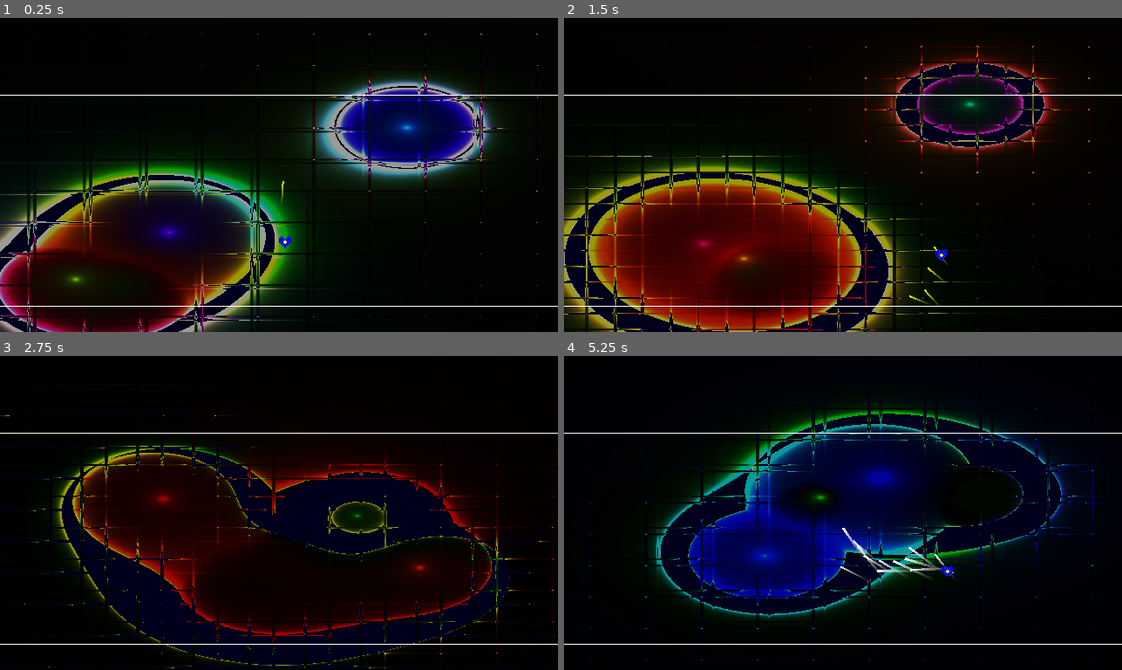
Above: before the commit, frames 1-4 (two rows, left to right).
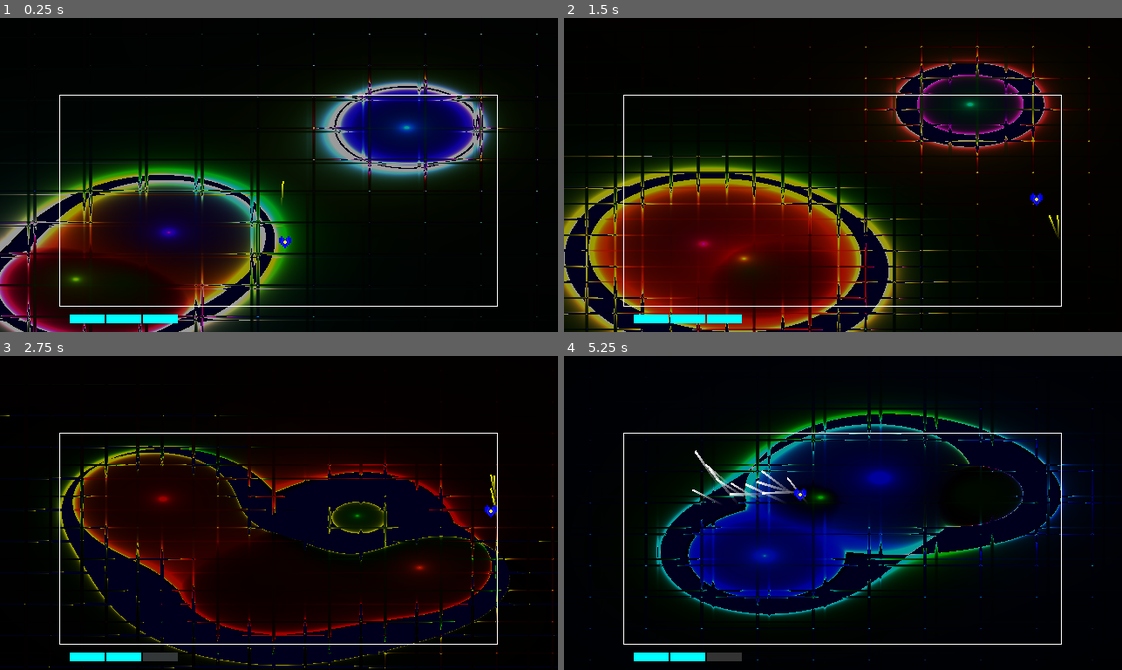
Above: after the commit, the same moments.

Repository: officialErnests/Underkill
Game: Godot game, scene res://Scenes/FIGHT.tscn
The game is run twice, just before and just after one commit, with the same random seed, the same clock (stepped at 60 frames per second) and the same inputs.
Inputs:
- Up to frame 1 (0.25 s): no input
- Up to frame 2 (1.5 s): hold D (Right) 0.53-1.28 s; hold Ctrl (Slide) 0.53-1.28 s; tap Space (Jump) at 0.77, 0.8, 1.07, 1.35 s; hold S (Down) from 1.28 s (still down)
- Up to frame 3 (2.75 s): tap Space (Jump) at 1.52, 1.82, 2.3 s; tap Ctrl (Slide) at 1.55 s; release S (Down) at 2.03 s; hold D (Right) from 2.03 s (still down); tap Shift (Dash) at 2.1 s
- Up to frame 4 (5.25 s): release D (Right) at 2.78 s; hold W (Up) 2.78-3.53 s; tap Ctrl (Slide) at 2.85, 4.55 s; tap Space (Jump) at 3.02, 3.32, 3.77, 3.8, 4.07, 4.35, 4.52, 4.82 s; hold Ctrl (Slide) 3.53-4.28 s; hold A (Left) 3.53-5.03 s; hold S (Down) from 5.03 s (still down); tap Shift (Dash) at 5.1 s

The runs differ from the first frame. In frame 1, 0.8% of the frame differs, in the area x 0-100%, y 24-98%; in frame 2, 1.1%; in frame 3, 1.0%; in frame 4, 1.9%.

Commit message:
MOVEMENT is DONE

Diff:
--- a/Scenes/FIGHT.tscn
+++ b/Scenes/FIGHT.tscn
@@ -66,6 +66,6 @@
 
 [node name="Cage" parent="." instance=ExtResource("3_yp62b")]
 CagePosition = Vector2(0, 30)
-CageSize = Vector2(1000, 240)
+CageSize = Vector2(500, 240)
 
 [editable path="Cage"]
--- a/Scenes/SoulsMovement.gd
+++ b/Scenes/SoulsMovement.gd
@@ -59,6 +59,7 @@
 var groundslamDistance = 0
 var slideSpeed = 0
 
+
 func Movement(delta) -> void:
 	var input_direction = Input.get_vector("Left", "Right", "Up", "Down")
 	if input_direction.x == 0:
@@ -71,7 +72,6 @@
 	velocity.y += delta * GRAVITY
 
 func WallGrav(delta) -> void:
-	$Slide.emitting = true
 	velocity.y += delta * GRAVITY * wallSlideSpeed
 	wallSlideSpeed += delta * 0.1
 	if get_wall_normal().x < 0:
@@ -97,9 +97,6 @@
 		$Slide2.emitting = false
 		PlrMovement = EnumPlrMovement.AIRBORNE
 		dashingTime = 0
-
-func DisableWallGrav():
-	$Slide.emitting = false
 
 func ResetWallJumps() -> void:
 	walljumps = 3
@@ -165,30 +162,31 @@
 func GroundSlamRecovery(delta) -> void:
 	groundslamRecoveryTime -= delta / 10.0
 	DetGroundSlamJump()
+	DetRecoverySlide()
 	if groundslamRecoveryTime <= 0:
 		groundslamRecoveryTime = 0
 		PlrMovement = EnumPlrMovement.GROUNDED
 
 func DetGroundSlamJump() -> void:
 	if Input.is_action_just_pressed("Jump"):
-		velocity.y = -min(groundslamDistance, GROUNDSLAM_DISTANCE) * JUMP_HEIGHT * GROUNDSLAM_SPEED/100 - 100
+		velocity.y = -min(groundslamDistance, GROUNDSLAM_DISTANCE) * GROUNDSLAM_SPEED / GROUNDSLAM_DISTANCE
 		groundslamRecoveryTime = 0
 		PlrMovement = EnumPlrMovement.AIRBORNE
 
 func DetSlide() -> void:
 	if Input.is_action_just_pressed("Slide"):
-		velocity.x = max(velocity.x - SLIDE_SPEED, 0)
+		slideSpeed = max(abs(velocity.x), 0)
 		PlrMovement = EnumPlrMovement.SLIDE
 
 func DetRecoverySlide() -> void:
 	if Input.is_action_just_pressed("Slide"):
+		slideSpeed = max(min(groundslamDistance, GROUNDSLAM_DISTANCE) * GROUNDSLAM_SPEED * 5.0,0)
+		print(slideSpeed)
 		PlrMovement = EnumPlrMovement.SLIDE
-		velocity.x = max(lastDirection * min(groundslamDistance, GROUNDSLAM_DISTANCE) * GROUNDSLAM_SPEED * 10 - SLIDE_SPEED,0)
 
 func Slide() -> void:
-	print((abs(velocity.x) - SLIDE_SPEED))
-	velocity.x = ((abs(velocity.x) - SLIDE_SPEED) * 0.9 + SLIDE_SPEED) * lastDirection
-	$Slide.emitting = true
+	slideSpeed *= 0.95
+	velocity.x = (slideSpeed + SLIDE_SPEED) * lastDirection
 	$Slide.process_material.emission_shape_offset = Vector3(0,5,0)
 	$Slide.process_material.direction = Vector3(-lastDirection,-1,0)
 	if velocity.x == 0:
@@ -257,11 +255,9 @@
 	if PlrMovement == EnumPlrMovement.WALL_SLIDE or PlrMovement == EnumPlrMovement.WALL_HUG:
 		if CurentPlayersState == EnumPlayerStates.AIR:
 			CoyoteWall()
-			DisableWallGrav()
 			PlrMovement = EnumPlrMovement.AIRBORNE
 		if CurentPlayersState == EnumPlayerStates.GROUND:
 			CoyoteWall()
-			DisableWallGrav()
 			PlrMovement = EnumPlrMovement.GROUNDED
 
 	if prevPrint !=EnumPlayerStates.find_key(CurentPlayersState) + " " + EnumPlrMovement.find_key(PlrMovement):
@@ -310,7 +306,6 @@
 		$Slide2.emitting = false
 		Movement(delta)
 		GroundSlamRecovery(delta)
-		DetRecoverySlide()
 
 	if PlrMovement == EnumPlrMovement.JUMP_STORAGE:
 		Movement(delta)
@@ -332,8 +327,14 @@
 		scale = Vector2(1,0.5)
 		Slide()
 		Gravity(delta)
+		DetJump()
 	else:
 		scale = Vector2(1,1)
+
+	if PlrMovement == EnumPlrMovement.SLIDE or PlrMovement == EnumPlrMovement.WALL_SLIDE:
+		$Slide.emitting = true
+	else:
+		$Slide.emitting = false
 
 	if true:
 		return
Not shown, changed: export_presets.cfg
Not shown, changed: README.md
